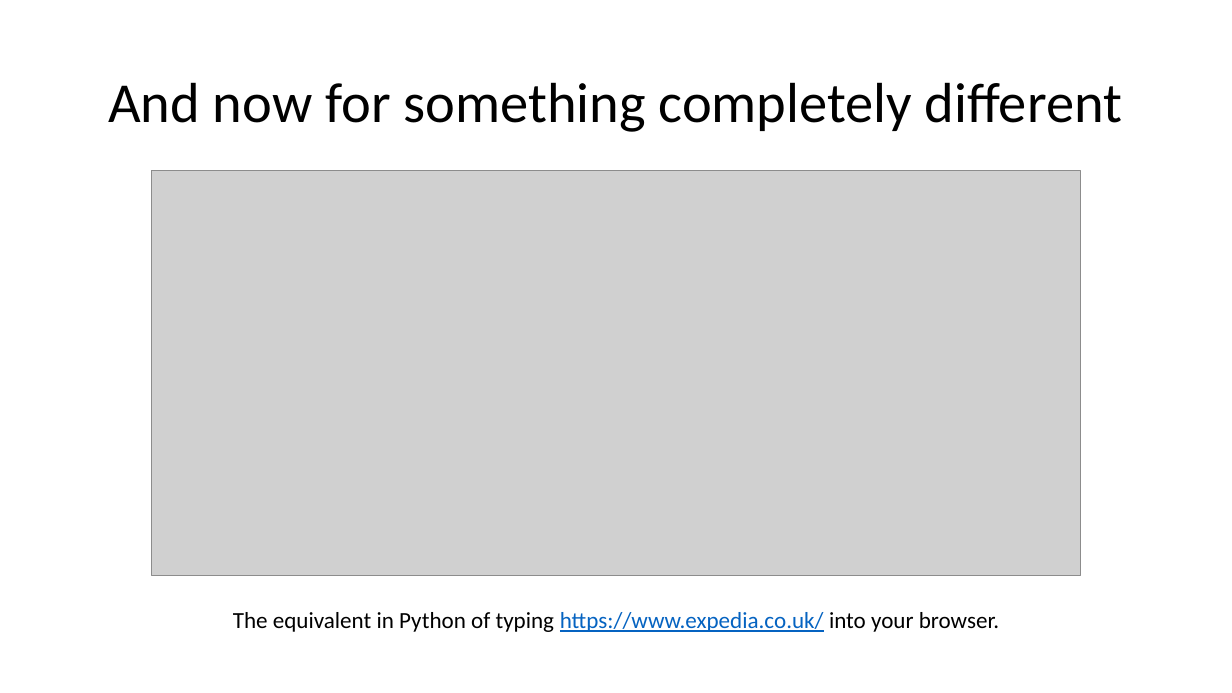
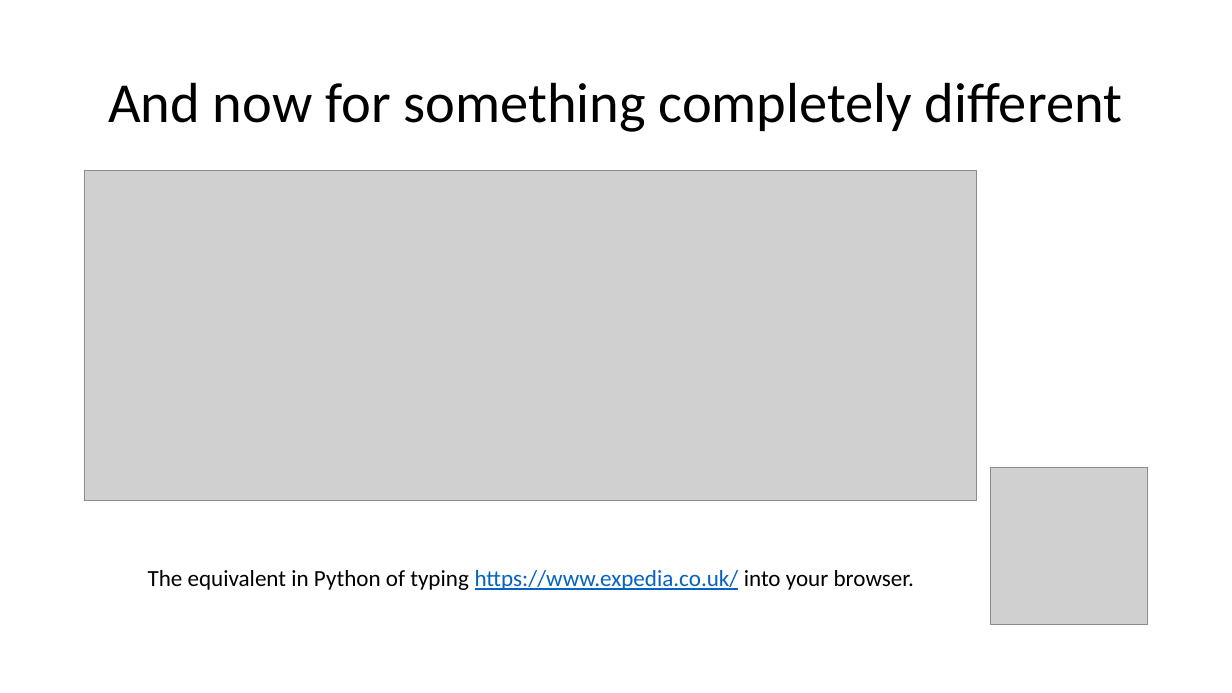
Before and after one commit to wilkotom/python_examples, a slide deck: slide 6 of Python Level 2/Lesson 5/Session 5.pptx. Drawn at 1232x693 pixels with LibreOffice and Linux fonts; fonts in the diff are those of the drawing; grey boxes stand for pictures. Boxes give left, top, right and bottom in pixels: in the first picture for what was removed or moved away, otherwise in the second. Text is boxed around its words. In the diff, an @@ line names an element or a change of style, - is before the commit and + after.

Commit message:
Python 3 changes

```diff
--- a/Python Level 2/Lesson 5/Session 5.pptx
+++ b/Python Level 2/Lesson 5/Session 5.pptx
@@ picture: place and size @@
-picture at <box>152,171,1081,576</box>
+picture at <box>85,171,977,500</box>
@@ picture added at <box>991,468,1148,625</box> @@
@@ text "The equivalent in Python of ...": place and size @@
-text "The equivalent in Python of ..." at <box>233,612,999,632</box>
+text "The equivalent in Python of ..." at <box>148,570,914,590</box>
```
Also in this commit, not shown: 4 other slides changed.
